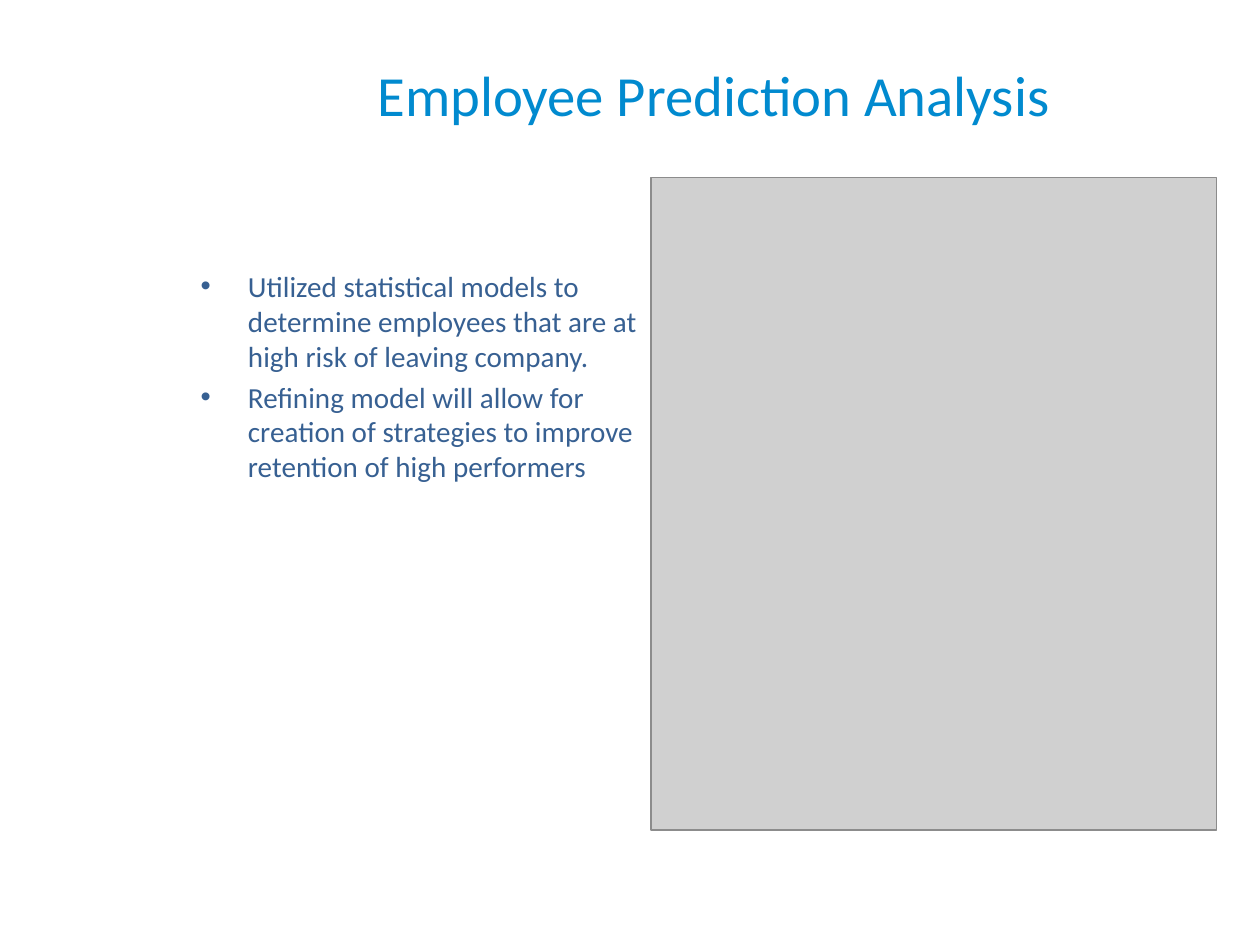
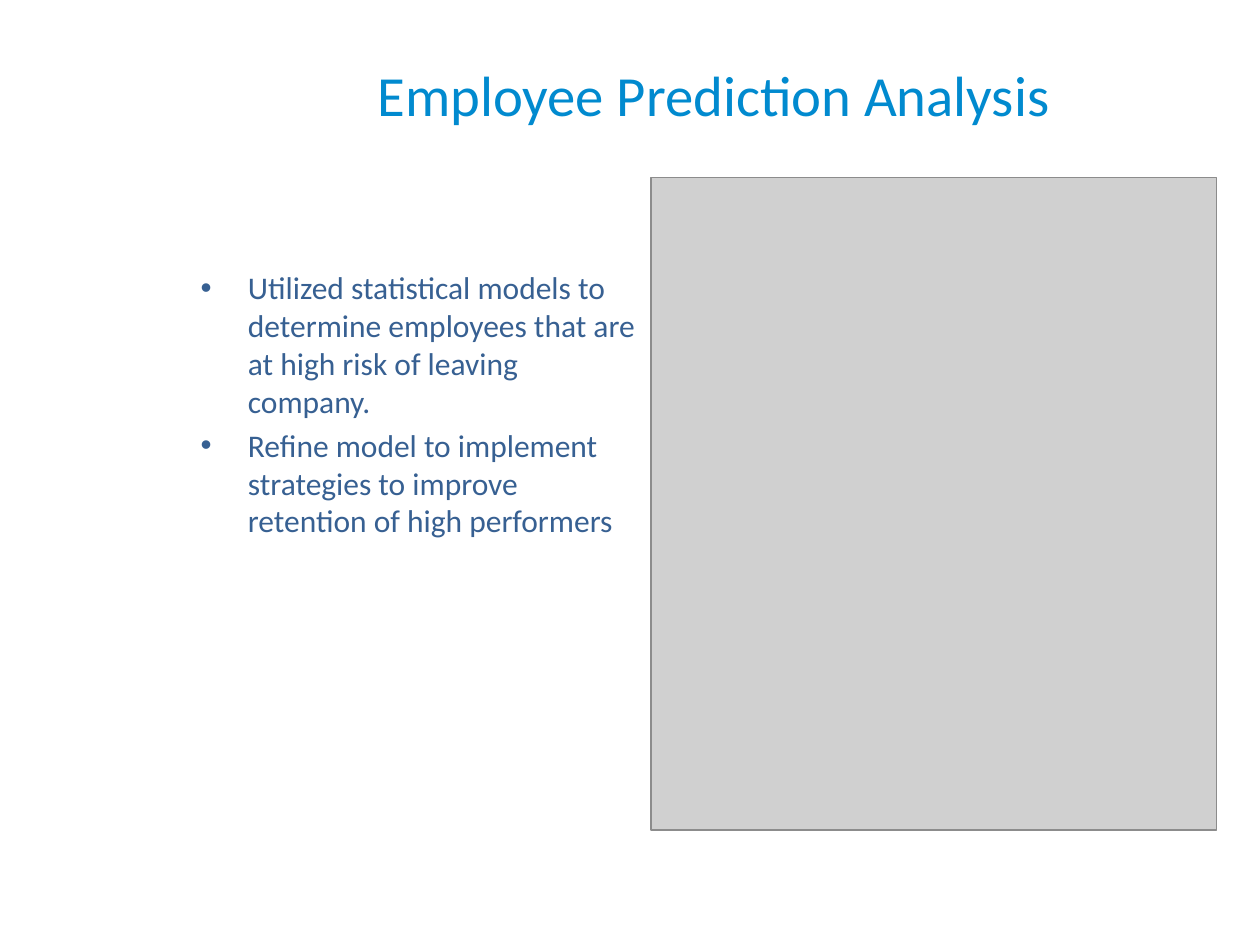
Before and after one commit to anguyen-07/DDS6306_CaseStudy02, a slide deck: slide 19 of DDSAnalytics_CaseStudy2_Updated.pptx (slide 20 before the commit). Drawn at 1260x945 pixels with LibreOffice and Linux fonts; fonts in the diff are those of the drawing; grey boxes stand for pictures; background and template pictures are left out. Boxes give left, top, right and bottom in pixels: in the first picture for what was removed or moved away, otherwise in the second. Text is boxed around its words. In the diff, an @@ line names an element or a change of style, - is before the commit and + after.

```diff
--- a/DDSAnalytics_CaseStudy2_Updated.pptx
+++ b/DDSAnalytics_CaseStudy2_Updated.pptx
@@ text at box(248, 277, 634, 418): size 16.6 to 18 pt in "Utilized statistical models to determine employees that ..." @@
@@ text at box(248, 435, 612, 538): text changed; size 16.6 to 18 pt @@
-• Refining model will allow for creation of strategies to improve retention of high performers
+• Refine model to implement strategies to improve retention of high performers
```
Also in this commit, not shown: 5 other slides changed, 3 slides added, 1 slide removed.
